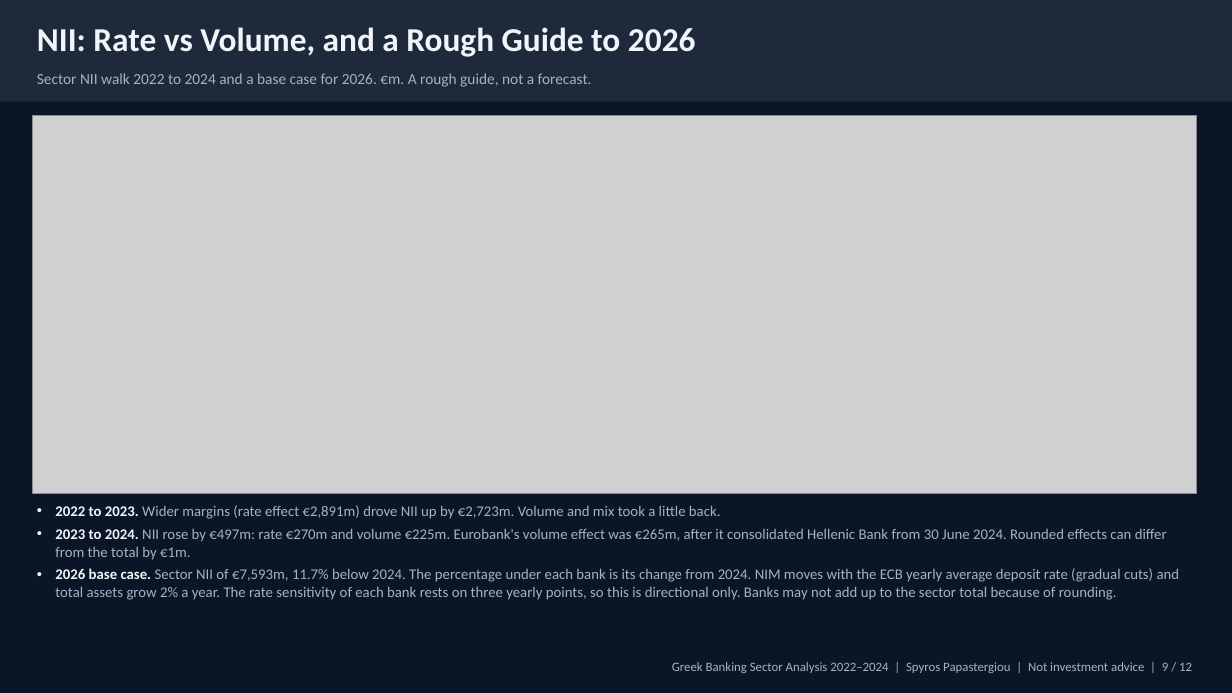
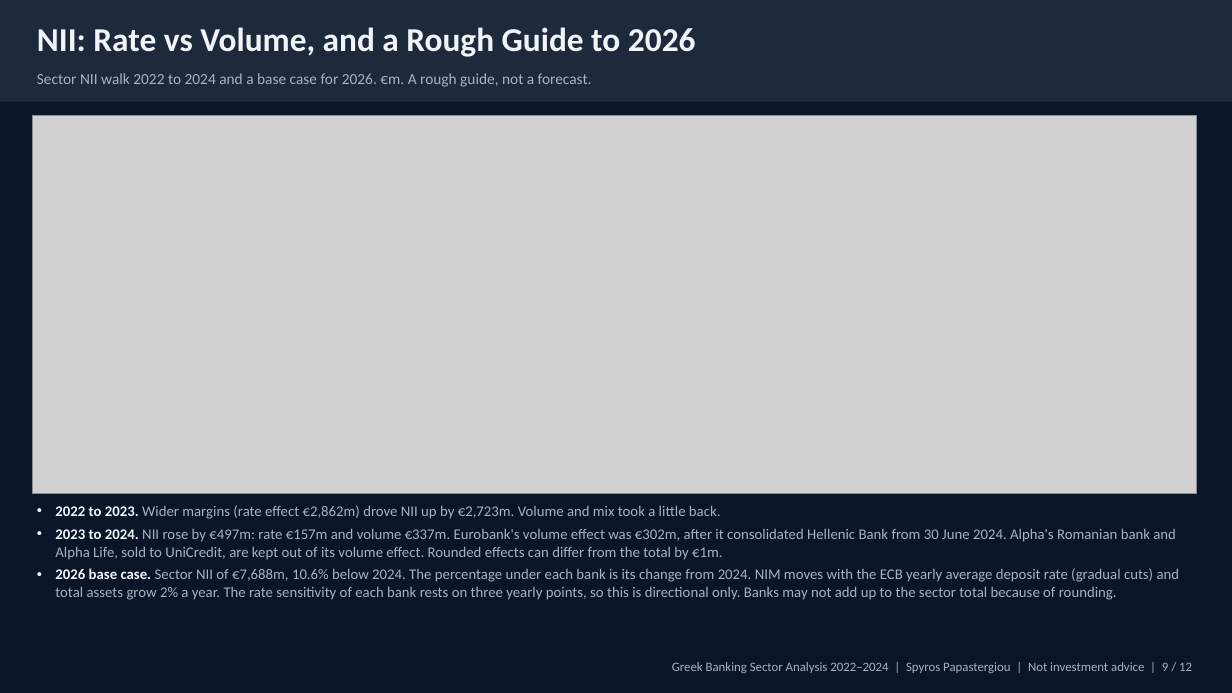
Before and after one commit to papastergiousp-maker/greek-banking-sector-analysis, a slide deck: slide 9 of deliverables/greek_banking_deck.pptx. Drawn at 1232x693 pixels with LibreOffice and Linux fonts; fonts in the diff are those of the drawing; grey boxes stand for pictures. Boxes give left, top, right and bottom in pixels: in the first picture for what was removed or moved away, otherwise in the second. Text is boxed around its words. In the diff, an @@ line names an element or a change of style, - is before the commit and + after.

```diff
--- a/deliverables/greek_banking_deck.pptx
+++ b/deliverables/greek_banking_deck.pptx
@@ text at [55,505,1180,600]: text changed @@
-• 2022 to 2023. Wider margins (rate effect €2,891m) drove NII up by €2,723m. Volume and mix took a little back.
-• 2023 to 2024. NII rose by €497m: rate €270m and volume €225m. Eurobank's volume effect was €265m, after it consolidated Hellenic Bank from 30 June 2024. Rounded effects can differ from the total by €1m.
-• 2026 base case. Sector NII of €7,593m, 11.7% below 2024. The percentage under each bank is its change from 2024. NIM moves with the ECB yearly average deposit rate (gradual cuts) and total assets grow 2% a year. The rate sensitivity of each bank rests on three yearly points, so this is directional only. Banks may not add up to the sector total because of rounding.
+• 2022 to 2023. Wider margins (rate effect €2,862m) drove NII up by €2,723m. Volume and mix took a little back.
+• 2023 to 2024. NII rose by €497m: rate €157m and volume €337m. Eurobank's volume effect was €302m, after it consolidated Hellenic Bank from 30 June 2024. Alpha's Romanian bank and Alpha Life, sold to UniCredit, are kept out of its volume effect. Rounded effects can differ from the total by €1m.
+• 2026 base case. Sector NII of €7,688m, 10.6% below 2024. The percentage under each bank is its change from 2024. NIM moves with the ECB yearly average deposit rate (gradual cuts) and total assets grow 2% a year. The rate sensitivity of each bank rests on three yearly points, so this is directional only. Banks may not add up to the sector total because of rounding.
```
Also in this commit, not shown: 6 other slides changed, 32 other files.
